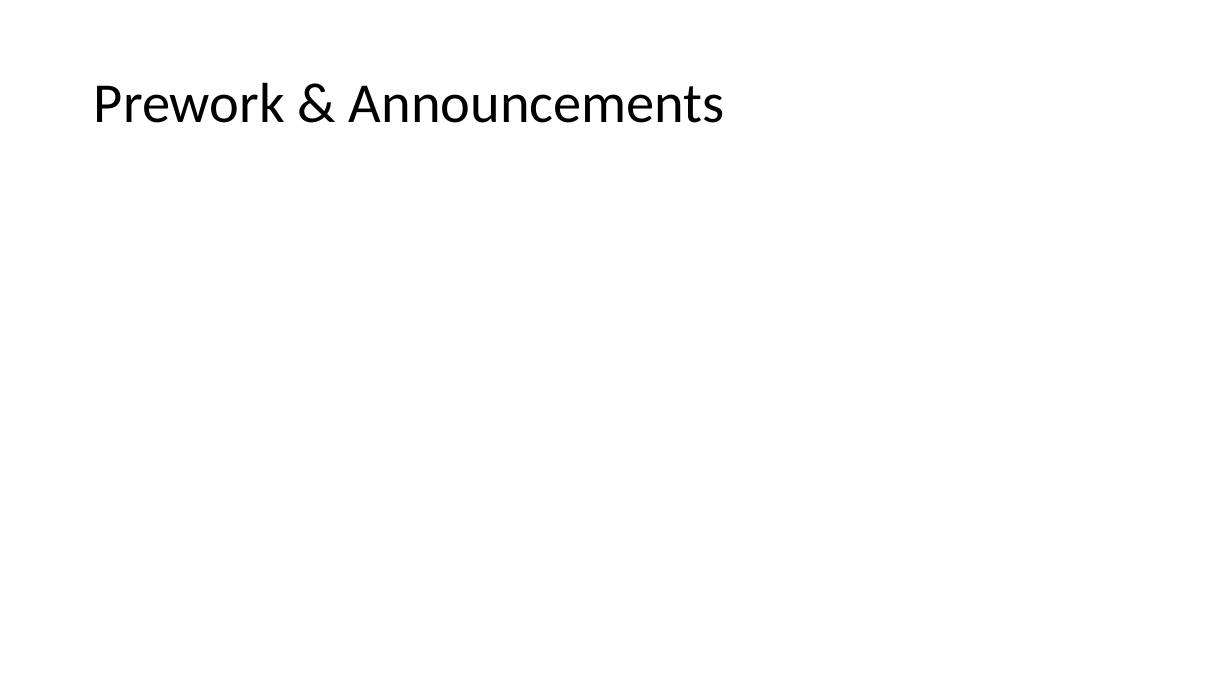
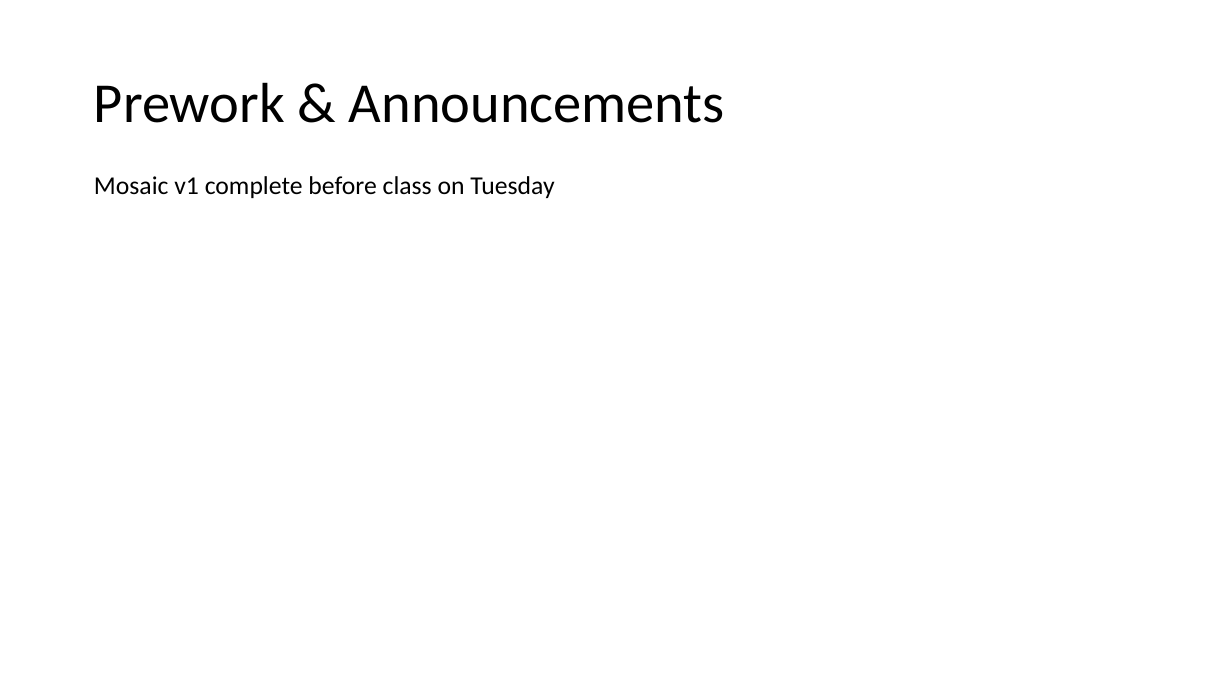
Before and after one commit to EricJPogue/CPSC-24500, a slide deck: slide 7 of lecture-slides/2020-03-03-oop.pptx (slide 4 before the commit). Drawn at 1232x693 pixels with LibreOffice and Linux fonts; fonts in the diff are those of the drawing. Boxes give left, top, right and bottom in pixels: in the first picture for what was removed or moved away, otherwise in the second. Text is boxed around its words. In the diff, an @@ line names an element or a change of style, - is before the commit and + after.

```diff
--- a/lecture-slides/2020-03-03-oop.pptx
+++ b/lecture-slides/2020-03-03-oop.pptx
@@ text added at (94,176,554,198), 20 pt, text #000000 @@
+Mosaic v1 complete before class on Tuesday
```
Also in this commit, not shown: 4 other slides changed, 3 slides added.
